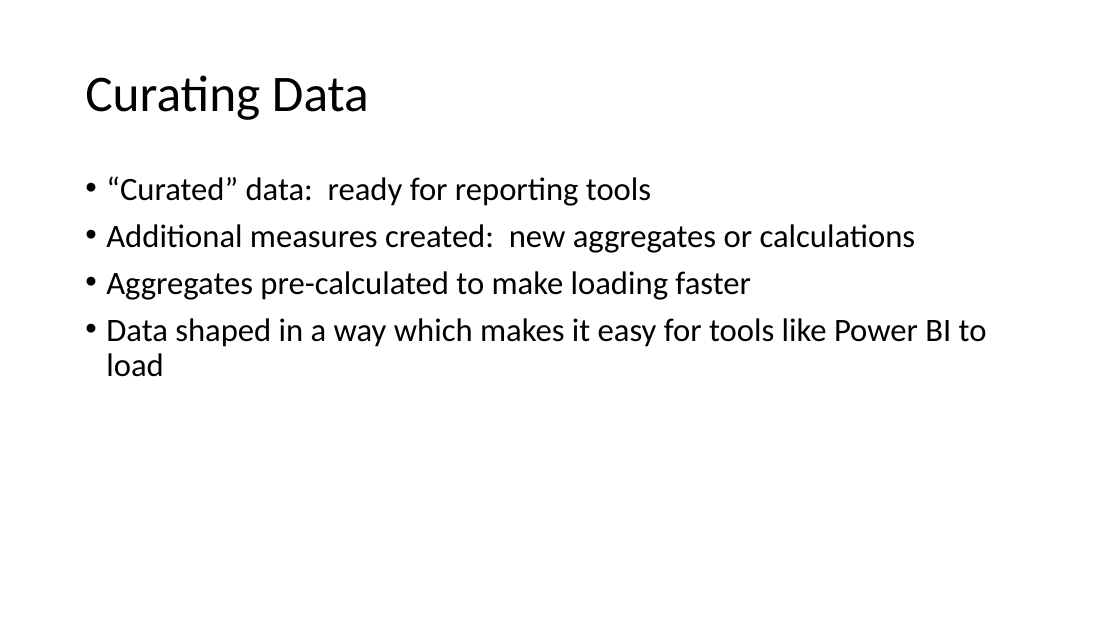
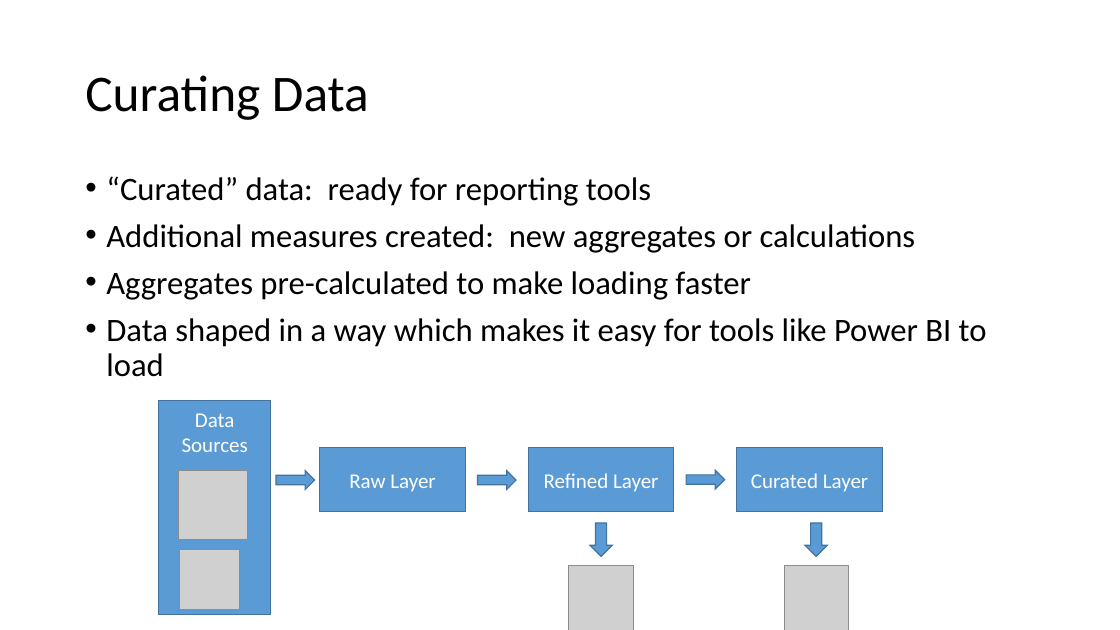
Before and after one commit to solliancenet/precon-synapse-power-bi, a slide deck: slide 56 of Slides/02 - Synapse Development.pptx. Drawn at 1120x630 pixels with LibreOffice and Linux fonts; fonts in the diff are those of the drawing; grey boxes stand for pictures. Boxes give left, top, right and bottom in pixels: in the first picture for what was removed or moved away, otherwise in the second. Text is boxed around its words. In the diff, an @@ line names an element or a change of style, - is before the commit and + after.

```diff
--- a/Slides/02 - Synapse Development.pptx
+++ b/Slides/02 - Synapse Development.pptx
@@ rectangle added at [159,401,271,615], fill #5B9BD5, outline #43739E 1 pt, 18 pt, text #FFFFFF @@
+Data Sources
@@ rectangle added at [320,448,465,513], fill #5B9BD5, outline #43739E 1 pt, 18 pt, text #FFFFFF @@
+Raw Layer
@@ rectangle added at [528,448,674,513], fill #5B9BD5, outline #43739E 1 pt, 18 pt, text #FFFFFF @@
+Refined Layer
@@ rectangle added at [737,448,882,513], fill #5B9BD5, outline #43739E 1 pt, 18 pt, text #FFFFFF @@
+Curated Layer
@@ picture added at [178,471,248,540] @@
@@ right arrow added at [276,471,315,489], fill #5B9BD5, outline #43739E 1 pt @@
@@ right arrow added at [478,471,517,489], fill #5B9BD5, outline #43739E 1 pt @@
@@ right arrow added at [686,471,725,489], fill #5B9BD5, outline #43739E 1 pt @@
@@ down arrow added at [590,523,613,557], fill #5B9BD5, outline #43739E 1 pt @@
@@ down arrow added at [805,523,828,557], fill #5B9BD5, outline #43739E 1 pt @@
@@ picture added at [179,549,239,610] @@
@@ picture added at [569,565,634,630] @@
@@ picture added at [784,565,849,630] @@
```
Also in this commit, not shown: 8 other slides changed, 1 other file.
